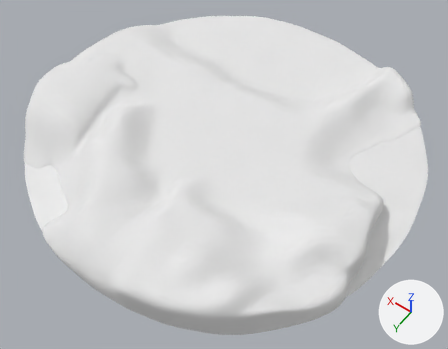
A saved change to the Blender file design/noDetails.blend.
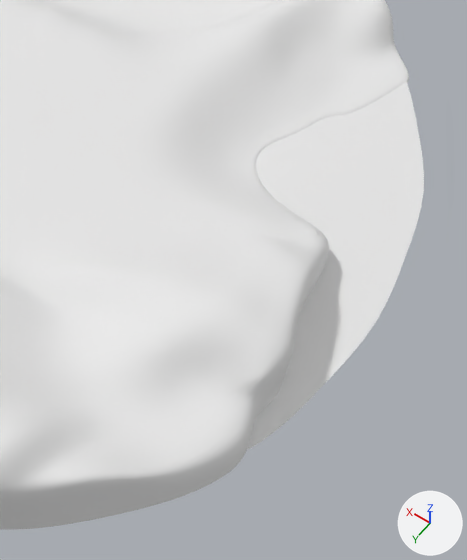
The first picture shows the older version from a 50 mm camera at (-4.7, 6.68, 9.39) aimed at (-0.36, 0.61, -0.15). The close-ups show both versions on the part from 51% to 100% of the width and 25% to 100% of the height of that picture; other places that the commit changed are outside them. Arrows for +X, +Y and +Z are at lower right; the lights stay in place.

Names of what the first close-up shows: 'Ground', 'Water'.
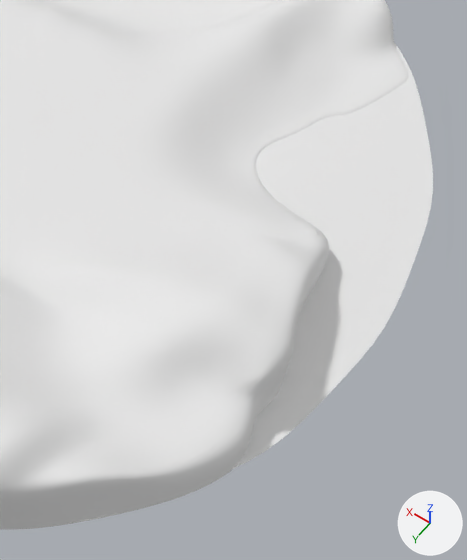
The newer file is also turned or shifted as a whole; pictures and numbers use the older file's frame.

The change, as a diff of the scene's bpy script:
```diff
--- a/design/noDetails.blend.py
+++ b/design/noDetails.blend.py
@@ ob_water @@
 ob_water.location = (0.0, 0.0, -0.01)
-ob_water.scale = (0.98, 0.98, 0.98)
 _m = ob_water.modifiers.new('Subsurf', 'SUBSURF')
```

What differs and where, as boxes (x1, y1, x2, y2) in the close-ups (467 x 560 px):
'Water', rescaled
    before: (247, 81, 424, 450)
    after: (75, 43, 433, 522)
